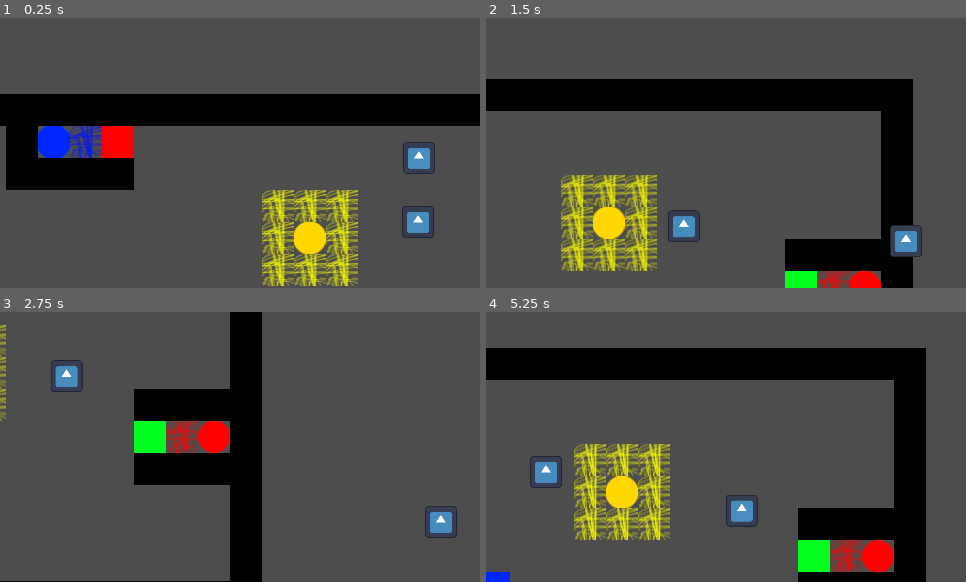
Above: before the commit, frames 1-4 (two rows, left to right).
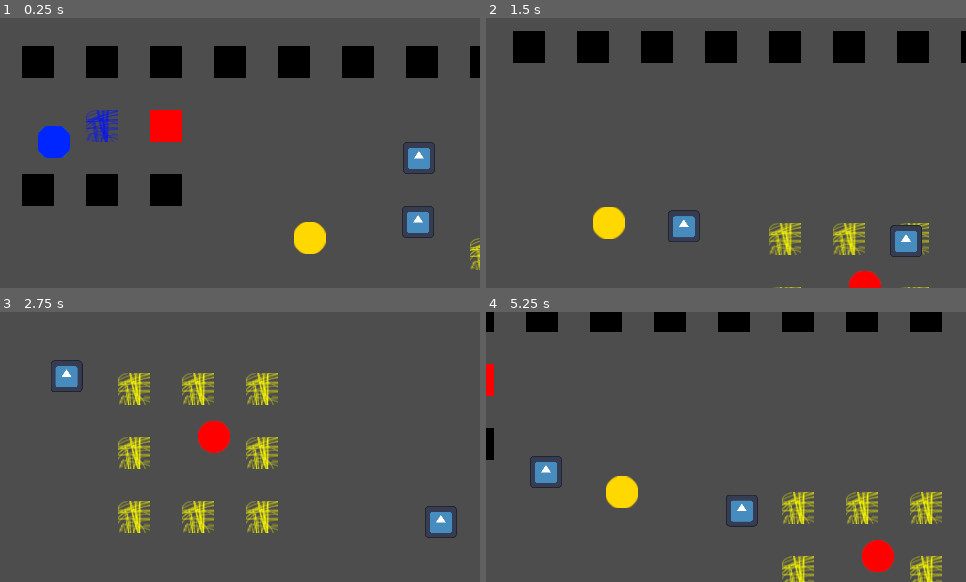
Above: after the commit, the same moments.

Repository: skycatminepokie/hackusu-25
Game: Godot game, scene res://Scenes/Levels/level3.tscn
Two runs of this game, one before a commit and one after it. Both use one fixed random seed, a clock stepped at 60 frames per second and the inputs below. This scene is started directly instead of the project's main scene. The engine's default icon, where the game draws it, is replaced by a stand-in: a white triangle on a blue panel in a dark square.
Inputs:
- Up to frame 1 (0.25 s): no input
- Up to frame 2 (1.5 s): tap Enter at 0.5 s; hold D (Right) 0.53-1.28 s; tap K (Down2) at 0.6 s; hold S (Down) from 1.28 s (still down); tap J (Left2) at 1.35 s
- Up to frame 3 (2.75 s): release S (Down) at 2.03 s; hold D (Right) from 2.03 s (still down); tap L (Right2) at 2.1 s
- Up to frame 4 (5.25 s): release D (Right) at 2.78 s; hold W (Up) 2.78-3.53 s; tap one key every 0.75 s from 2.85 s: I (Up2) K (Down2) J (Left2) L (Right2); hold A (Left) 3.53-5.03 s; hold S (Down) from 5.03 s (still down)

The runs differ from the first frame. In frame 1, 29% of the frame differs, in the area x 0-100%, y 10-100%; in frame 2, 29%; in frame 3, 16%; in frame 4, 31%, in the area x 0-95%, y 0-100%.

Commit message:
changed tileset size

Diff:
--- a/Assets/new_tile_set.tres
+++ b/Assets/new_tile_set.tres
@@ -22,6 +22,6 @@
 scenes/4/scene = ExtResource("5_8qgdk")
 
 [resource]
-tile_size = Vector2i(32, 32)
+tile_size = Vector2i(64, 64)
 sources/0 = SubResource("TileSetAtlasSource_wro8x")
 sources/5 = SubResource("TileSetScenesCollectionSource_4715n")
--- a/Scenes/Levels/level3.tscn
+++ b/Scenes/Levels/level3.tscn
@@ -20,7 +20,7 @@
 scenes/4/scene = ExtResource("5_m72he")
 
 [sub_resource type="TileSet" id="TileSet_4rsor"]
-tile_size = Vector2i(32, 32)
+tile_size = Vector2i(64, 64)
 sources/0 = SubResource("TileSetScenesCollectionSource_vao37")
 
 [sub_resource type="RectangleShape2D" id="RectangleShape2D_dn8iq"]
